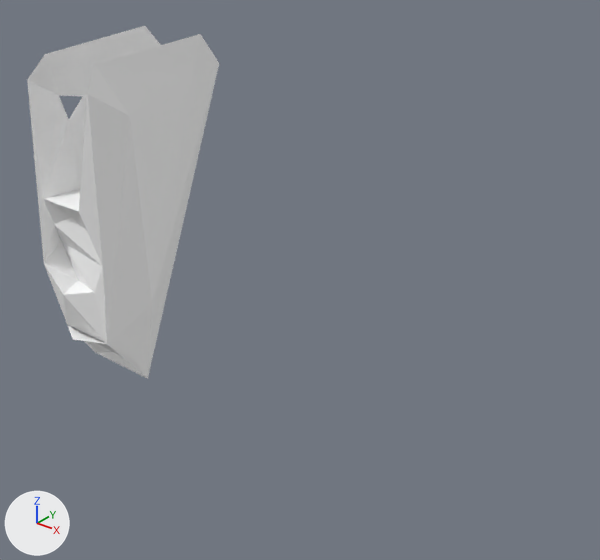
Before and after pictures for a commit that changed the COLLADA model aero_description/aero_four_legs/models/urdf/aero_upper_meshes/LARM_INDEX_LINK3_mesh.dae.
The view is the same before and after, from a 50 mm lens placed at (0.0355, -0.0583, 0.0357), pointed at (0.0021, -0.0165, 0.0098). The axes (+X, +Y, +Z) are drawn at lower left. The lights are the same throughout. Vertices at the same position are counted once.

The first picture shows 'LARM_INDEX_LINK3'.
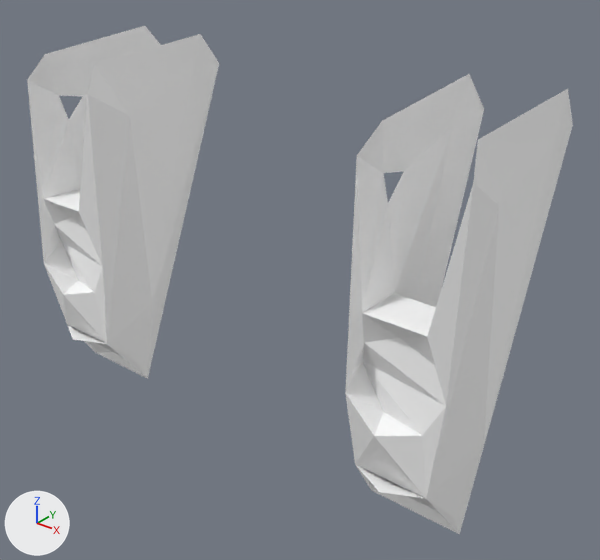
The newer file is also rescaled (x0.01) as a whole; pictures and numbers use the older file's frame.

Boxes [x1, y1, x2, y2] around the edits, measured in the pictures (600 x 560 px):
```json
{"object": "LARM_INDEX_LINK3", "change": "reshaped", "before": [27, 26, 219, 379], "after": [27, 26, 573, 534], "on screen": "183% wider, 44% taller"}
{"part": 1, "of": "me_larm_index_link3", "change": "added", "after": [345, 74, 573, 534]}
```

The change, as JSON lines over the scene's bpy script:
```json
{"op": "add", "block": "mat_m1blinn21", "code": ["mat_m1blinn21 = principled_material('m1blinn21')", "mat_m1blinn21.base_color = (1.0, 1.0, 1.0)  # white #ffffff", "mat_m1blinn21.roughness = 0.64"]}
{"op": "add", "block": "mat_m0blinn20", "code": ["mat_m0blinn20 = principled_material('m0blinn20')", "mat_m0blinn20.base_color = (1.0, 1.0, 1.0)  # white #ffffff", "mat_m0blinn20.roughness = 0.64"]}
{"block": "me_larm_index_link3", "where": "me_larm_index_link3.from_pydata(...)  # 50 vertices, 92 faces; spans x -0.0185..-0.0105, y -0.0247..-0.0097, z -0.0024..0.0249"}
{"block": "me_larm_index_link3", "where": "# used by ob_larm_index_link3; location = (0.0, 0.0, 0.0)"}
{"op": "remove", "block": "me_larm_index_link3", "code": "me_larm_index_link3.materials.append(mat_blinn20)  # white #ffffff"}
{"block": "me_larm_index_link3", "change": "me_larm_index_link3 part 1: the loose piece of 50 vertices spanning x -0.0185..-0.0105, y -0.0247..-0.0097, z -0.0024..0.0249 is copied, and the copy is moved by (0.0292, 0.0, 0.0), in mat_m1blinn21 (white #ffffff); it spans x 0.0107..0.0187, y -0.0247..-0.0097, z -0.0024..0.0249"}
{"op": "add", "block": "me_larm_index_link3", "code": "me_larm_index_link3.materials.append(mat_m0blinn20)  # white #ffffff"}
{"op": "add", "block": "me_larm_index_link3", "code": "me_larm_index_link3.materials.append(mat_m1blinn21)  # white #ffffff"}
```
